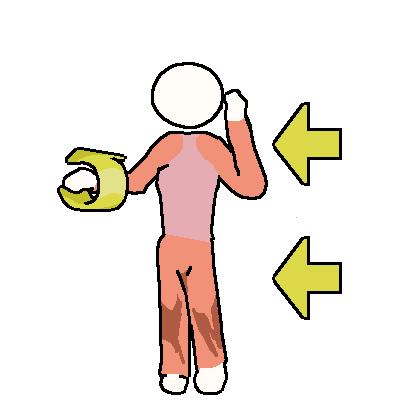
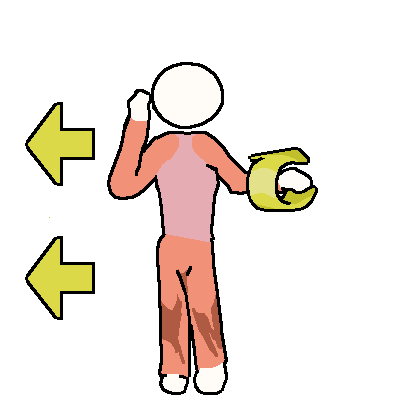
Layer changes from the first 400px x 400px image to the second:
painted on "stroke" over [25, 62, 342, 320]
painted on "front arrow" over [28, 105, 339, 317]
painted on "arm" over [65, 92, 310, 212]
painted on "back arrow" over [60, 188, 315, 209]
painted on "torso" over [146, 135, 229, 206]
